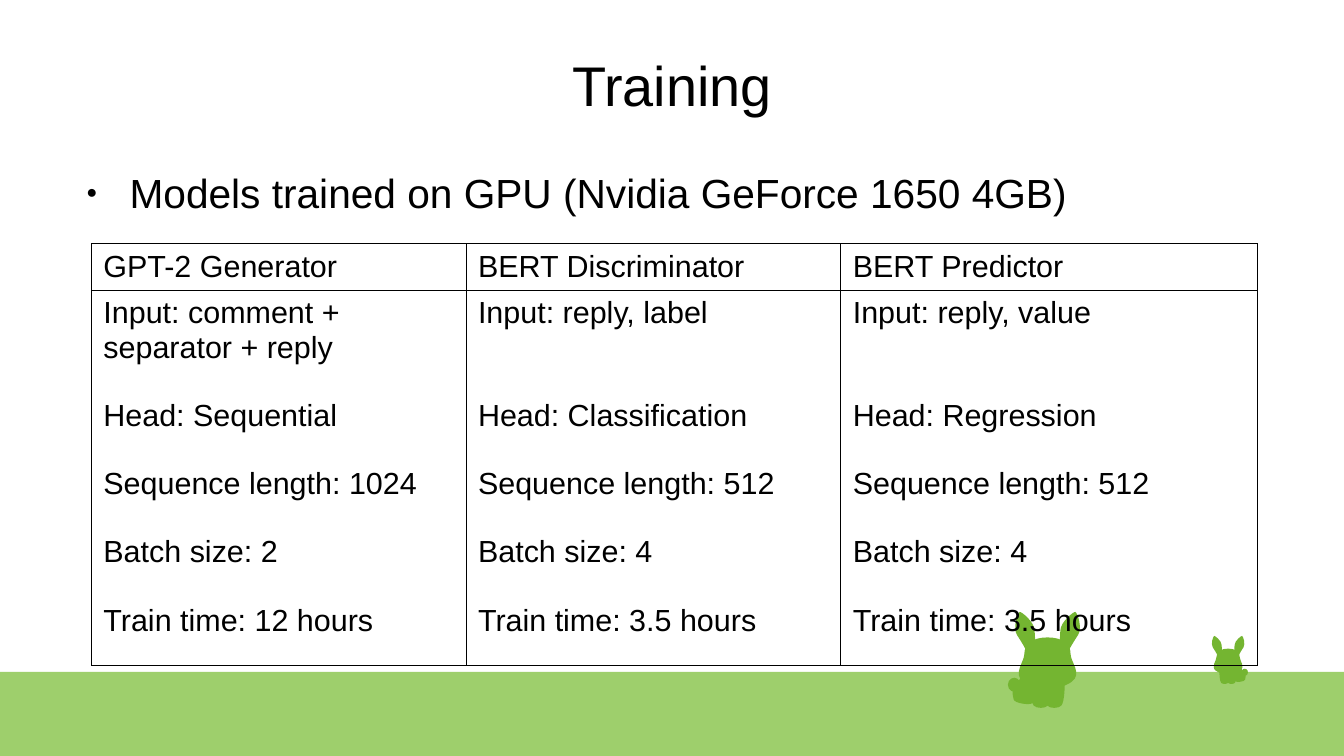
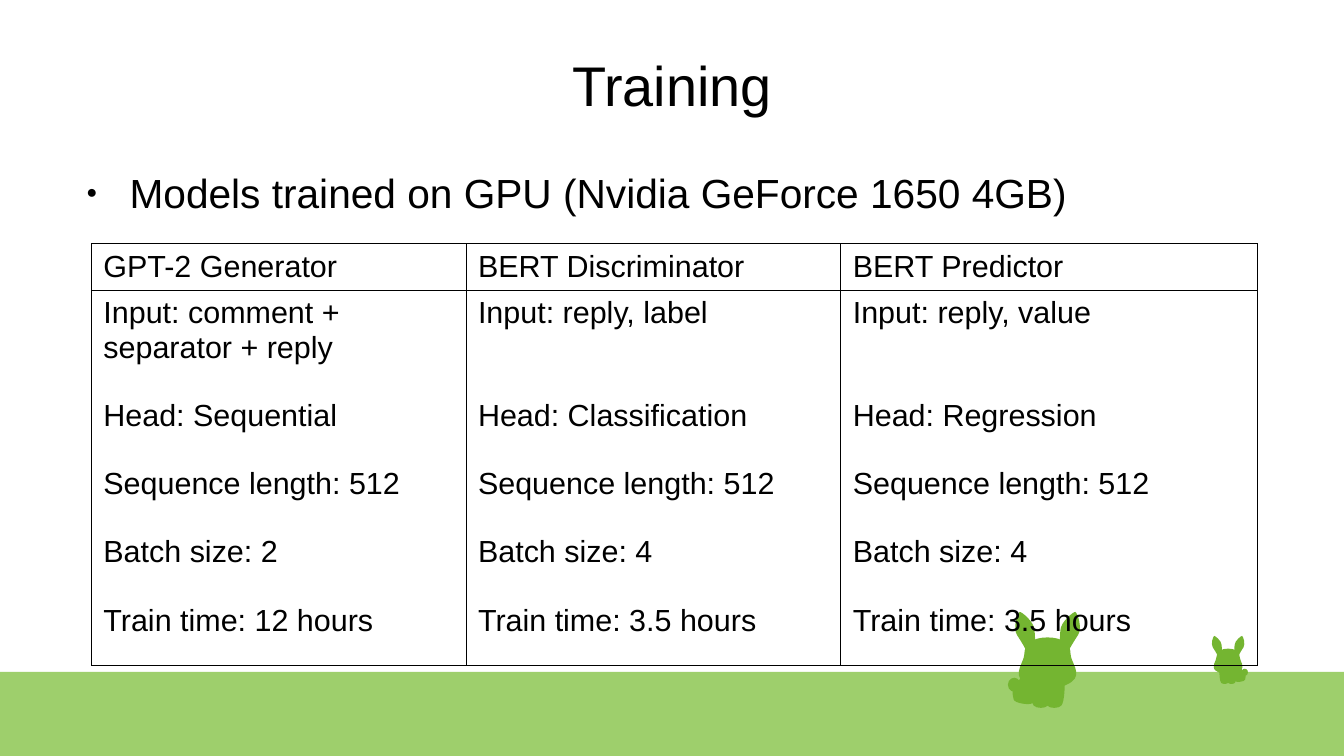
Before and after one commit to Charlie-Bell/final-project-spiced, a slide deck: slide 11 of presentation.odp (slide 10 before the commit). Drawn at 1344x756 pixels with LibreOffice and Linux fonts; fonts in the diff are those of the drawing. Boxes give left, top, right and bottom in pixels: in the first picture for what was removed or moved away, otherwise in the second. Text is boxed around its words. In the diff, an @@ line names an element or a change of style, - is before the commit and + after.

```diff
--- a/presentation.odp
+++ b/presentation.odp
@@ table at [91, 244, 1256, 666] @@
-row 2, column 1: Input: comment + separator + reply / Head: Sequential / Sequence length: 1024 / Batch size: 2 / Train time: 12 hours
+row 2, column 1: Input: comment + separator + reply / Head: Sequential / Sequence length: 512 / Batch size: 2 / Train time: 12 hours
```
Also in this commit, not shown: 1 other slide changed, 1 slide added, 5 other files.
